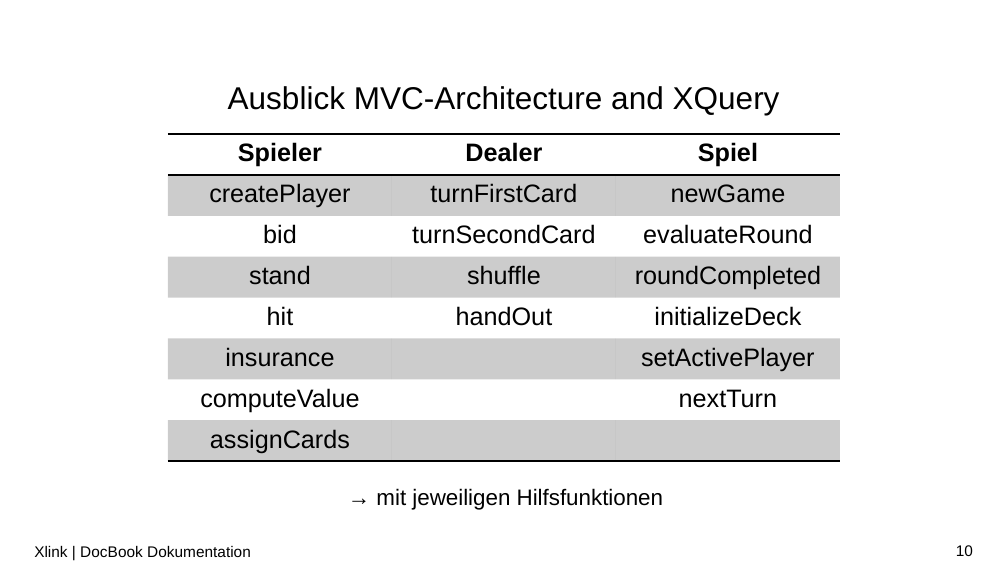
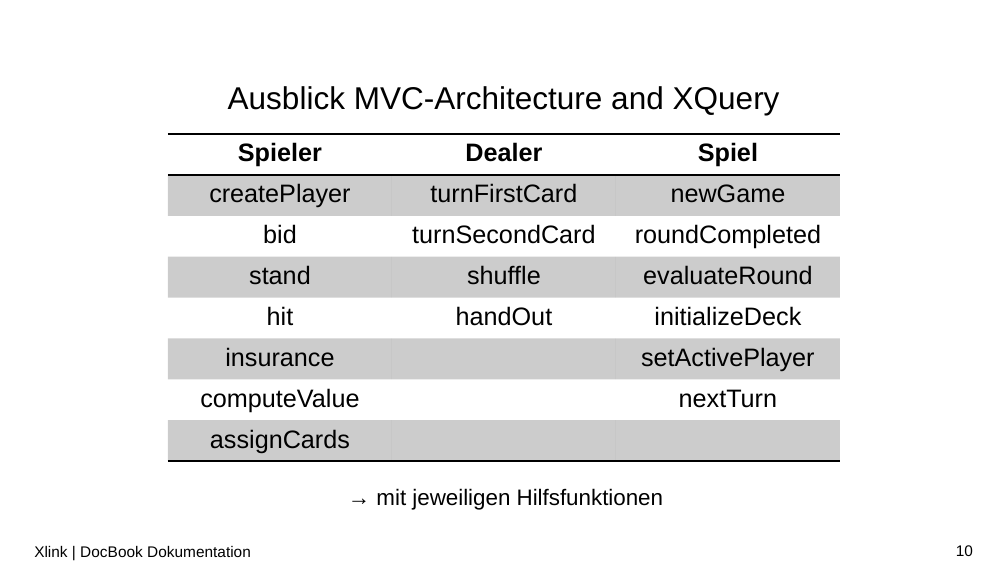
Before and after one commit to LorenzoBrazzi-zz/XML_Praktikum, a slide deck: slide 10 of Präsentationen/PP_notenbonus v2.pptx. Drawn at 1008x567 pixels with LibreOffice and Linux fonts; fonts in the diff are those of the drawing; background and template pictures are left out. Boxes give left, top, right and bottom in pixels: in the first picture for what was removed or moved away, otherwise in the second. Text is boxed around its words. In the diff, an @@ line names an element or a change of style, - is before the commit and + after.

```diff
--- a/Präsentationen/PP_notenbonus v2.pptx
+++ b/Präsentationen/PP_notenbonus v2.pptx
@@ table at bbox=[168, 134, 840, 461] @@
-row 3, column 3: evaluateRound
+row 3, column 3: roundCompleted
-row 4, column 3: roundCompleted
+row 4, column 3: evaluateRound
```
Also in this commit, not shown: 2 other slides changed, 3 other files.
